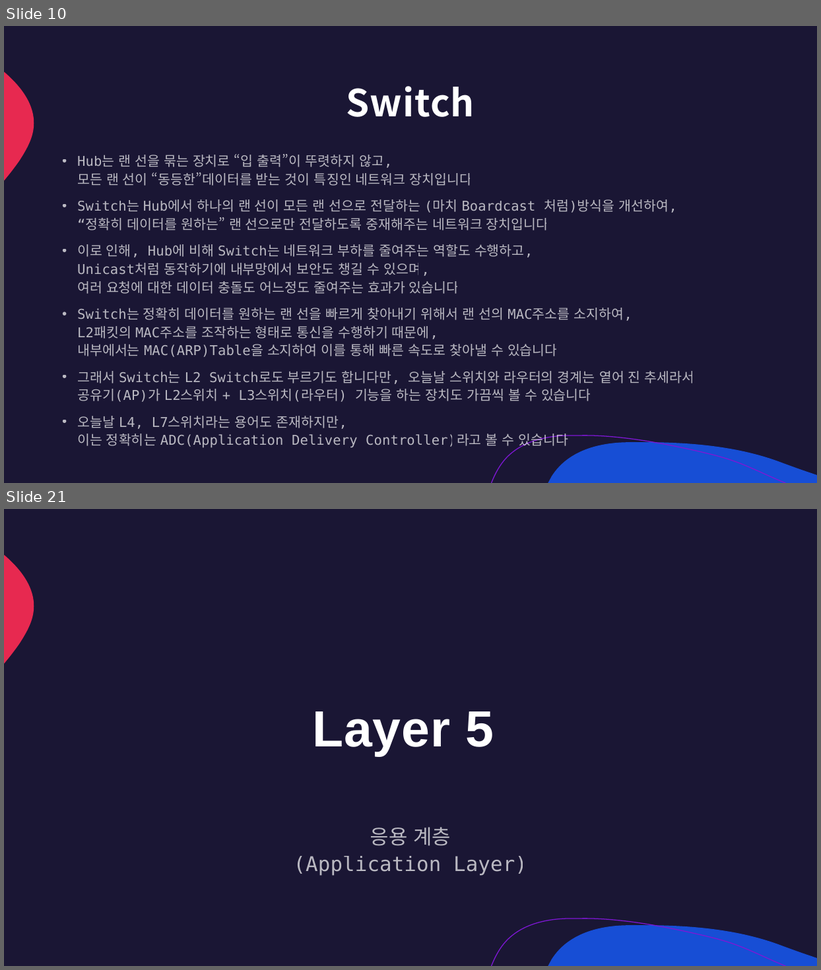
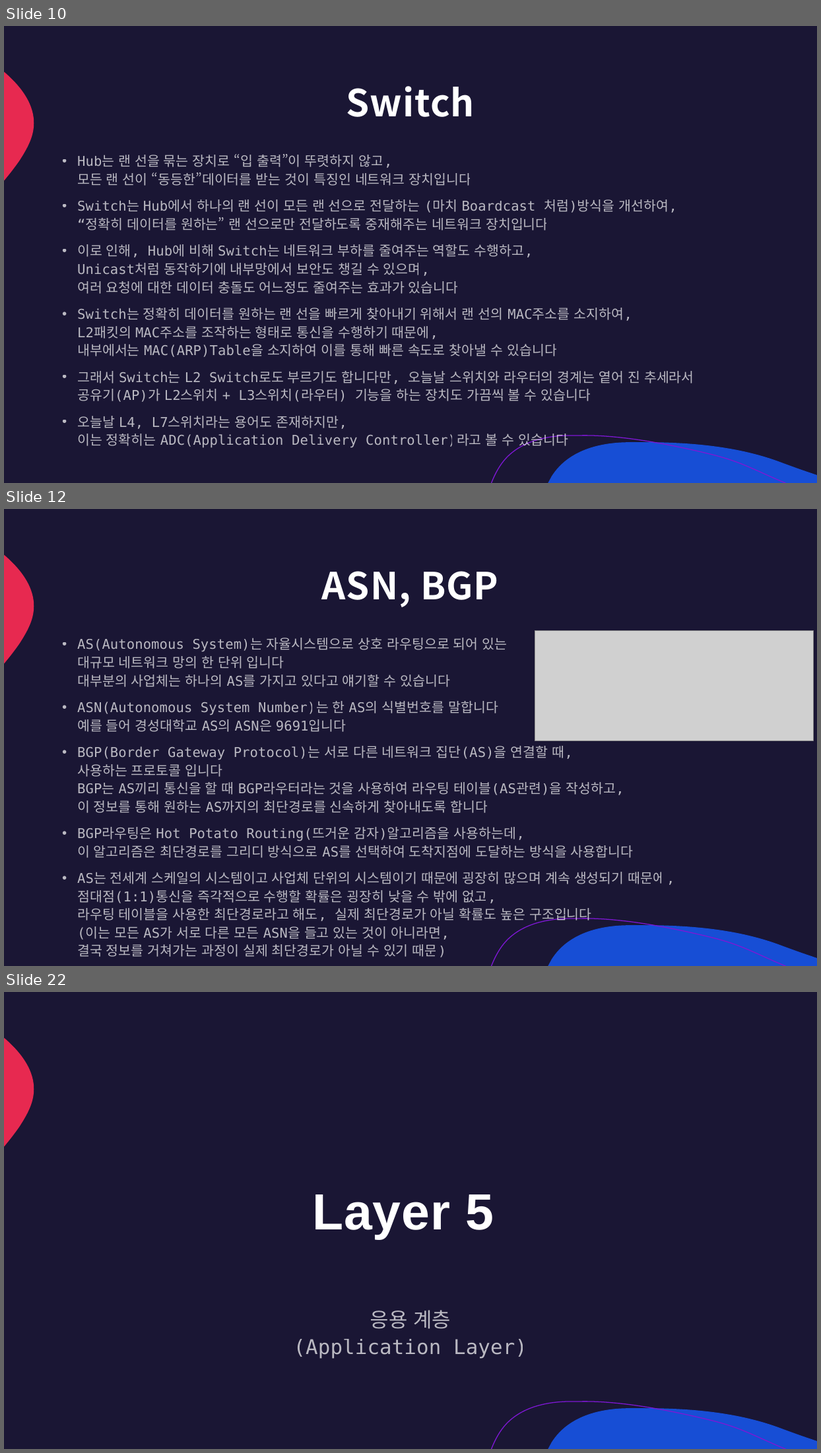
Before and after one commit to lumen4723/2024_network, a slide deck: 1.pptx. Shown one above the other, each under a label of ours: slides 10 and 21 before the commit, slides 10, 12 and 22 after it; the slides between them are not shown. The pictures are 821x970 and 821x1453 pixels, drawn with LibreOffice and Linux fonts; fonts in the diff are those of the drawing; grey boxes stand for pictures. Boxes give left, top, right and bottom in pixels: in the first picture for what was removed or moved away, otherwise in the second. Text is boxed around its words. In the diff, an @@ line names an element or a change of style, - is before the commit and + after.

```diff
--- a/1.pptx
+++ b/1.pptx
@@ slide 12 added at (4,509,817,966), background #1A1634; not listed: 3 template elements that a slide beside it also shows @@
@@ title added at (322,571,498,607), 44 pt, text #FFFFFF, bold @@
+ASN, BGP
@@ text added at (77,638,675,958), 16 pt, text #FFFFFF at 70% opacity @@
+• AS(Autonomous System)는 자율시스템으로 상호 라우팅으로 되어 있는
+  대규모 네트워크 망의 한 단위 입니다
+  대부분의 사업체는 하나의 AS를 가지고 있다고 얘기할 수 있습니다
+• ASN(Autonomous System Number)는 한 AS의 식별번호를 말합니다
+  예를 들어 경성대학교 AS의 ASN은 9691입니다
+• BGP(Border Gateway Protocol)는 서로 다른 네트워크 집단(AS)을 연결할 때,
+  사용하는 프로토콜 입니다
+  BGP는 AS끼리 통신을 할 때 BGP라우터라는 것을 사용하여 라우팅 테이블(AS관련)을 작성하고,
+  이 정보를 통해 원하는 AS까지의 최단경로를 신속하게 찾아내도록 합니다
+• BGP라우팅은 Hot Potato Routing(뜨거운 감자)알고리즘을 사용하는데,
+  이 알고리즘은 최단경로를 그리디 방식으로 AS를 선택하여 도착지점에 도달하는 방식을 사용합니다
+• AS는 전세계 스케일의 시스템이고 사업체 단위의 시스템이기 때문에 굉장히 많으며 계속 생성되기 때문에,
+  점대점(1:1)통신을 즉각적으로 수행할 확률은 굉장히 낮을 수 밖에 없고,
+  라우팅 테이블을 사용한 최단경로라고 해도, 실제 최단경로가 아닐 확률도 높은 구조입니다
+  (이는 모든 AS가 서로 다른 모든 ASN을 들고 있는 것이 아니라면,
+  결국 정보를 거쳐가는 과정이 실제 최단경로가 아닐 수 있기 때문)
@@ picture added at (535,630,814,741) @@
@@ what was slide 21 is now slide 22 @@
```
Also in this commit, not shown: 11 slides changed, 13 other slides added, 15 slides removed, 1 other file.
